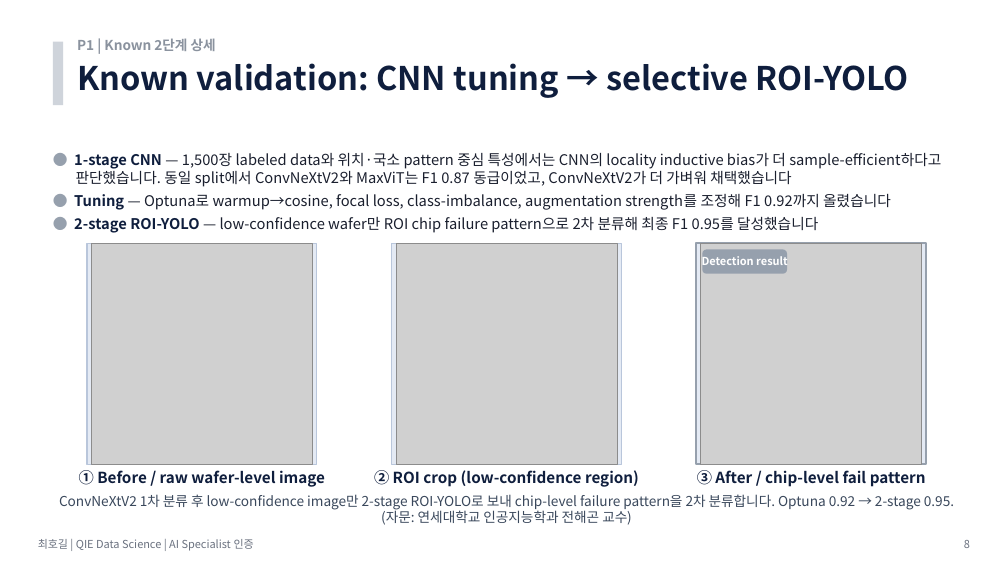
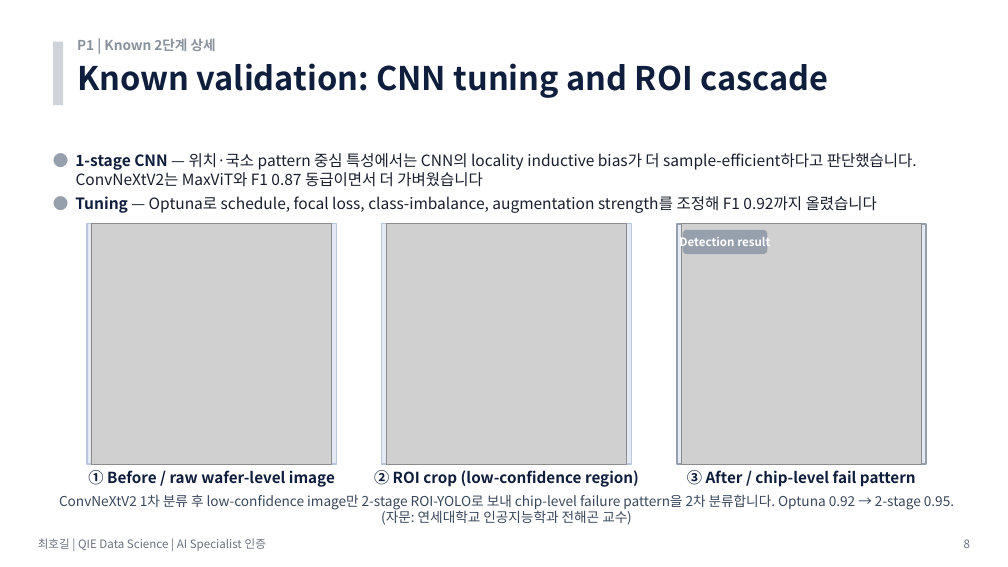
Before and after one commit to hogil/fbm_paper, a slide deck: slide 8 of recommendation/presentation/'26년 AI Specialist 면점 심사 자료_메모리사업부_최호길.pptx. Drawn at 1008x567 pixels with LibreOffice and Linux fonts; fonts in the diff are those of the drawing; grey boxes stand for pictures. Boxes give left, top, right and bottom in pixels: in the first picture for what was removed or moved away, otherwise in the second. Text is boxed around its words. In the diff, an @@ line names an element or a change of style, - is before the commit and + after.

Commit message:
Polish AI specialist deck readability

```diff
--- a/recommendation/presentation/'26년 AI Specialist 면점 심사 자료_메모리사업부_최호길.pptx
+++ b/recommendation/presentation/'26년 AI Specialist 면점 심사 자료_메모리사업부_최호길.pptx
@@ text at (x1=77, y1=63, x2=828, y2=98): text changed @@
-Known validation: CNN tuning → selective ROI-YOLO
+Known validation: CNN tuning and ROI cascade
@@ text at (x1=75, y1=153, x2=917, y2=213): text changed; size 14 to 14.8 pt @@
-● 1-stage CNN — 1,500장 labeled data와 위치·국소 pattern 중심 특성에서는 CNN의 locality inductive bias가 더 sample-efficient하다고 판단했습니다. 동일 split에서 ConvNeXtV2와 MaxViT는 F1 0.87 동급이었고, ConvNeXtV2가 더 가벼워 채택했습니다
-● Tuning — Optuna로 warmup→cosine, focal loss, class-imbalance, augmentation strength를 조정해 F1 0.92까지 올렸습니다
-● 2-stage ROI-YOLO — low-confidence wafer만 ROI chip failure pattern으로 2차 분류해 최종 F1 0.95를 달성했습니다
+● 1-stage CNN — 위치·국소 pattern 중심 특성에서는 CNN의 locality inductive bias가 더 sample-efficient하다고 판단했습니다. ConvNeXtV2는 MaxViT와 F1 0.87 동급이면서 더 가벼웠습니다
+● Tuning — Optuna로 schedule, focal loss, class-imbalance, augmentation strength를 조정해 F1 0.92까지 올렸습니다
@@ rectangle resized from (x1=87, y1=243, x2=317, y2=464) to (x1=87, y1=224, x2=337, y2=464) @@
@@ picture resized from (x1=91, y1=243, x2=312, y2=464) to (x1=91, y1=224, x2=332, y2=464) @@
@@ rectangle resized from (x1=392, y1=243, x2=622, y2=464) to (x1=382, y1=224, x2=631, y2=464) @@
@@ picture resized from (x1=396, y1=243, x2=617, y2=464) to (x1=386, y1=224, x2=627, y2=464) @@
@@ rectangle resized from (x1=696, y1=243, x2=926, y2=464) to (x1=677, y1=224, x2=926, y2=464) @@
@@ rounded rectangle "Detection result" at (x1=683, y1=230, x2=768, y2=254): size 10.5 to 11 pt @@
@@ rounded rectangle "Detection result" moved from (x1=702, y1=250, x2=787, y2=274) to (x1=683, y1=230, x2=768, y2=254) @@
@@ picture resized from (x1=701, y1=243, x2=922, y2=464) to (x1=681, y1=224, x2=922, y2=464) @@
@@ text "① Before / raw wafer-level ..." moved from (x1=79, y1=470, x2=325, y2=487) to (x1=88, y1=470, x2=335, y2=487) @@
@@ text "③ After / chip-level fail ..." moved from (x1=697, y1=470, x2=926, y2=487) to (x1=687, y1=470, x2=916, y2=487) @@
@@ text "최호길 | QIE Data Science ..." at (x1=38, y1=538, x2=266, y2=551): size 10.5 to 11 pt @@
```
Also in this commit, not shown: 25 other slides changed, 2 other files.
